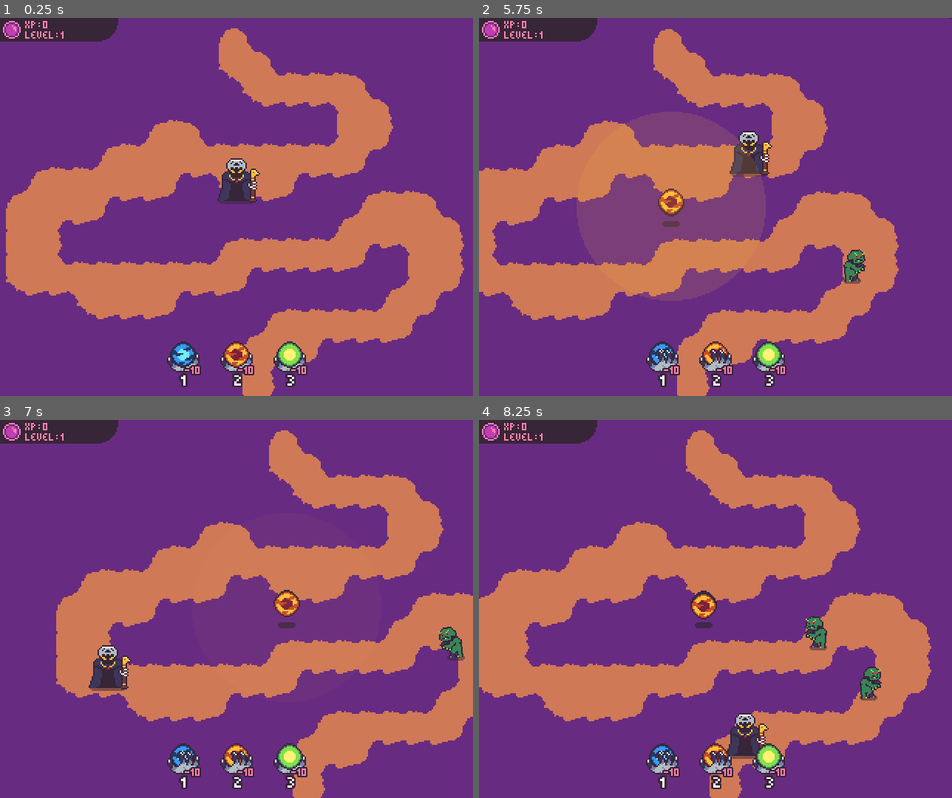
Above: before the commit, frames 1-4 (two rows, left to right).
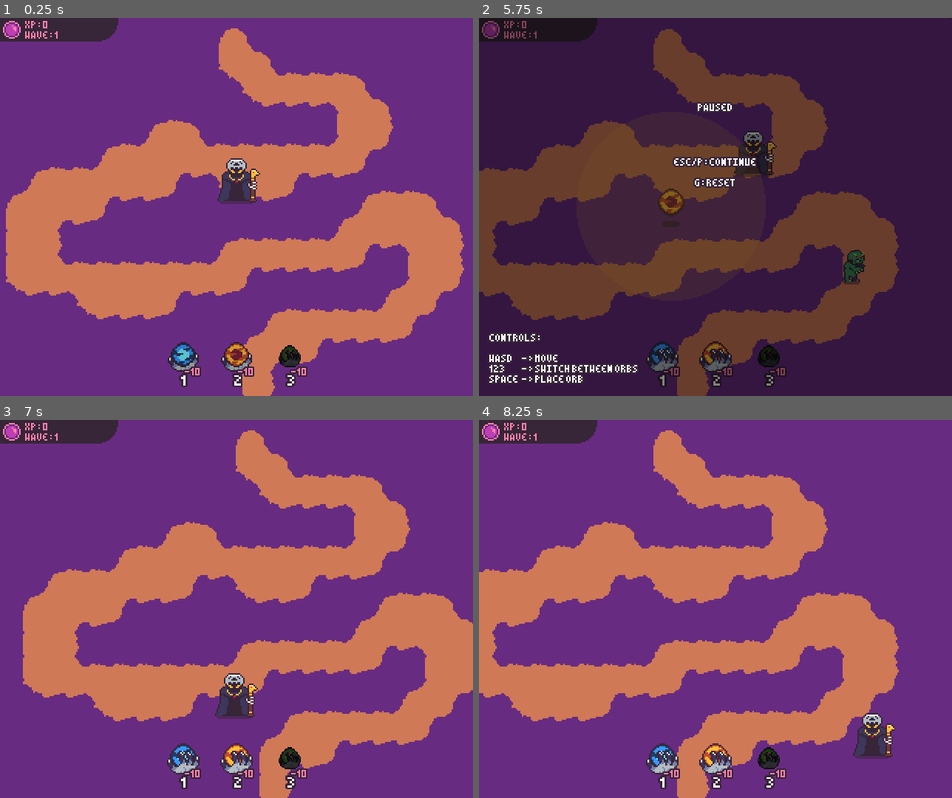
Above: after the commit, the same moments.

Repository: rthurmed/OrbTower
Game: Godot game, scene res://src/Main.tscn
Two runs of this game, one before a commit and one after it. Both use one fixed random seed, a clock stepped at 60 frames per second and the inputs below.
Inputs (mouse positions are in pixels of both pictures, inside the frame that each line leads up to):
- Up to frame 1 (0.25 s): no input
- Up to frame 2 (5.75 s): click (663, 361) at 0.5 s; click (715, 361) at 1.25 s; move the mouse to (819, 188) at 2.02 s; hold L (right) 2.03-2.78 s; move the mouse to (620, 225) at 2.77 s; hold K (down) 2.78-3.53 s; move the mouse to (762, 123) at 3.52 s; hold L (right) 3.53-4.28 s; move the mouse to (691, 282) at 4.27 s; hold I (up) 4.28-5.03 s; move the mouse to (857, 263) at 5.02 s; hold J (left) from 5.03 s (still down); tap Escape (pause, bound only after the commit) at 5.65 s
- Up to frame 3 (7 s): move the mouse to (94, 552) at 5.77 s; tap G (reset, bound only after the commit) at 6.4 s; move the mouse to (260, 609) at 6.52 s; release J (left) at 6.53 s; hold K (down) from 6.53 s (still down)
- Up to frame 4 (8.25 s): move the mouse to (644, 514) at 7.27 s; release K (down) at 7.28 s; hold L (right) 7.28-8.03 s; move the mouse to (819, 590) at 8.02 s; hold I (up) from 8.03 s (still down)

The runs differ from the first frame. In frame 1, 1.1% of the frame differs, in the area x 5-65%, y 3-95%; in frame 2, 100%, in the area x 0-100%, y 0-100%; in frame 3, 22%; in frame 4, 21%.

Commit message:
Added pause menu

Diff:
--- a/assets/font/text_font.tres
+++ b/assets/font/text_font.tres
@@ -6,5 +6,5 @@
 size = 8
 outline_size = 1
 outline_color = Color( 0.215686, 0.145098, 0.219608, 1 )
-extra_spacing_top = -5
+extra_spacing_top = -4
 font_data = ExtResource( 1 )
--- a/project.godot
+++ b/project.godot
@@ -51,6 +51,7 @@
 [autoload]
 
 Currency="*res://src/game/Currency.gd"
+Pause="*res://src/system/Pause.tscn"
 
 [display]
 
@@ -130,6 +131,17 @@
 "events": [ Object(InputEventKey,"resource_local_to_scene":false,"resource_name":"","device":0,"alt":false,"shift":false,"control":false,"meta":false,"command":false,"pressed":false,"scancode":51,"physical_scancode":0,"unicode":0,"echo":false,"script":null)
  ]
 }
+pause={
+"deadzone": 0.5,
+"events": [ Object(InputEventKey,"resource_local_to_scene":false,"resource_name":"","device":0,"alt":false,"shift":false,"control":false,"meta":false,"command":false,"pressed":false,"scancode":16777217,"physical_scancode":0,"unicode":0,"echo":false,"script":null)
+, Object(InputEventKey,"resource_local_to_scene":false,"resource_name":"","device":0,"alt":false,"shift":false,"control":false,"meta":false,"command":false,"pressed":false,"scancode":80,"physical_scancode":0,"unicode":0,"echo":false,"script":null)
+ ]
+}
+reset={
+"deadzone": 0.5,
+"events": [ Object(InputEventKey,"resource_local_to_scene":false,"resource_name":"","device":0,"alt":false,"shift":false,"control":false,"meta":false,"command":false,"pressed":false,"scancode":71,"physical_scancode":0,"unicode":0,"echo":false,"script":null)
+ ]
+}
 
 [physics]
 
--- a/src/game/player/Player.gd
+++ b/src/game/player/Player.gd
@@ -7,7 +7,6 @@
 export var ysort_path: NodePath
 
 onready var ysort = get_node(ysort_path)
-onready var xp_label = $UI/XPBar/Label
 onready var placement_anchor = $PlacementAnchor
 
 var OrbBurst = preload("res://src/game/orb/OrbBurst.tscn")
@@ -18,11 +17,6 @@
 	OrbShoot # TODO: Replace
 ]
 var move = Vector2.ZERO
-
-
-func _ready():
-	var _ok
-	_ok = Currency.connect("updated", self, "_on_Currency_updated")
 
 
 func _process(delta):
@@ -36,10 +30,6 @@
 	var _slide = move_and_slide(move)
 
 
-func _on_Currency_updated():
-	xp_label.text = str("XP: ", Currency.value)
-
-
 func _on_HandButton_selected(orb_id):
 	var orb_scene = Orbs[orb_id]
 	var instance = orb_scene.instance()
--- a/src/game/player/Player.tscn
+++ b/src/game/player/Player.tscn
@@ -9,6 +9,7 @@
 [ext_resource path="res://assets/orb-Sheet.png" type="Texture" id=7]
 [ext_resource path="res://assets/orb-Shadow.png" type="Texture" id=8]
 [ext_resource path="res://src/game/player/PlacementAnchor.gd" type="Script" id=9]
+[ext_resource path="res://src/game/player/XPBar.gd" type="Script" id=10]
 
 [sub_resource type="CapsuleShape2D" id=1]
 radius = 2.0
@@ -73,6 +74,7 @@
 [node name="XPBar" type="Control" parent="UI"]
 margin_right = 40.0
 margin_bottom = 40.0
+script = ExtResource( 10 )
 
 [node name="Sprite" type="Sprite" parent="UI/XPBar"]
 position = Vector2( 40, 8 )
@@ -93,7 +95,7 @@
 margin_right = 69.0
 margin_bottom = 20.0
 custom_colors/font_color = Color( 1, 0.501961, 0.666667, 1 )
-text = "LEVEL: 1"
+text = "WAVE: 1"
 
 [node name="PowerBar" type="HBoxContainer" parent="UI"]
 anchor_top = 1.0
@@ -116,6 +118,7 @@
 [node name="HandButton3" parent="UI/PowerBar" instance=ExtResource( 5 )]
 margin_left = 180.0
 margin_right = 212.0
+disabled = true
 orb_id = 2
 keynum = 3
 
--- /dev/null
+++ b/src/game/player/XPBar.gd
@@ -0,0 +1,13 @@
+extends Control
+
+
+onready var xp_label = $Label
+
+
+func _ready():
+	var _ok
+	_ok = Currency.connect("updated", self, "_on_Currency_updated")
+
+
+func _on_Currency_updated():
+	xp_label.text = str("XP: ", Currency.value)
--- a/src/game/ui/HandButton.gd
+++ b/src/game/ui/HandButton.gd
@@ -22,6 +22,7 @@
 	orb_sprite.frame = orb_id
 	amount_label.text = str("-", amount)
 	keynum_label.text = str(keynum)
+	update_disabled()
 
 
 func _process(_delta):
@@ -32,12 +33,27 @@
 			grab_focus()
 
 
+func set_disabled(value: bool) -> void:
+	if value == value: return
+	disabled = value
+	update_disabled()
+
+
+func update_disabled():
+	if disabled:
+		animation.play("disable")
+	else:
+		animation.play_backwards("disable")
+
+
 func _on_HandButton_focus_entered():
+	if disabled: return
 	animation.play("focus")
 	emit_signal("focus", orb_id)
 
 
 func _on_HandButton_focus_exited():
+	if disabled: return
 	animation.play_backwards("focus")
 	emit_signal("unfocus", orb_id)
 
--- a/src/game/ui/HandButton.tscn
+++ b/src/game/ui/HandButton.tscn
@@ -62,6 +62,82 @@
 "transitions": PoolRealArray( 1 ),
 "update": 0,
 "values": [ Vector2( 1, 1 ) ]
+}
+tracks/4/type = "value"
+tracks/4/path = NodePath("VisualInstance:modulate")
+tracks/4/interp = 1
+tracks/4/loop_wrap = true
+tracks/4/imported = false
+tracks/4/enabled = true
+tracks/4/keys = {
+"times": PoolRealArray( 0 ),
+"transitions": PoolRealArray( 1 ),
+"update": 0,
+"values": [ Color( 1, 1, 1, 1 ) ]
+}
+
+[sub_resource type="Animation" id=4]
+resource_name = "disable"
+length = 0.3
+tracks/0/type = "value"
+tracks/0/path = NodePath("VisualInstance:scale")
+tracks/0/interp = 2
+tracks/0/loop_wrap = true
+tracks/0/imported = false
+tracks/0/enabled = true
+tracks/0/keys = {
+"times": PoolRealArray( 0, 0.2 ),
+"transitions": PoolRealArray( 1, 1 ),
+"update": 0,
+"values": [ Vector2( 1, 1 ), Vector2( 0.7, 0.7 ) ]
+}
+tracks/1/type = "value"
+tracks/1/path = NodePath("VisualInstance:modulate")
+tracks/1/interp = 1
+tracks/1/loop_wrap = true
+tracks/1/imported = false
+tracks/1/enabled = true
+tracks/1/keys = {
+"times": PoolRealArray( 0, 0.2 ),
+"transitions": PoolRealArray( 1, 1 ),
+"update": 0,
+"values": [ Color( 1, 1, 1, 1 ), Color( 0.247059, 0.247059, 0.247059, 1 ) ]
+}
+tracks/2/type = "value"
+tracks/2/path = NodePath("VisualInstance/Hand:scale")
+tracks/2/interp = 1
+tracks/2/loop_wrap = true
+tracks/2/imported = false
+tracks/2/enabled = true
+tracks/2/keys = {
+"times": PoolRealArray( 0 ),
+"transitions": PoolRealArray( 1 ),
+"update": 0,
+"values": [ Vector2( 1, 1 ) ]
+}
+tracks/3/type = "value"
+tracks/3/path = NodePath("VisualInstance/Orb:scale")
+tracks/3/interp = 1
+tracks/3/loop_wrap = true
+tracks/3/imported = false
+tracks/3/enabled = true
+tracks/3/keys = {
+"times": PoolRealArray( 0 ),
+"transitions": PoolRealArray( 1 ),
+"update": 0,
+"values": [ Vector2( 1, 1 ) ]
+}
+tracks/4/type = "value"
+tracks/4/path = NodePath("VisualInstance/Orb:z_index")
+tracks/4/interp = 1
+tracks/4/loop_wrap = true
+tracks/4/imported = false
+tracks/4/enabled = true
+tracks/4/keys = {
+"times": PoolRealArray( 0 ),
+"transitions": PoolRealArray( 1 ),
+"update": 1,
+"values": [ -1 ]
 }
 
 [sub_resource type="Animation" id=1]
@@ -115,6 +191,18 @@
 "transitions": PoolRealArray( 1, 1, 1 ),
 "update": 0,
 "values": [ Vector2( 1, 1 ), Vector2( 1, 1 ), Vector2( 1.6, 1.6 ) ]
+}
+tracks/4/type = "value"
+tracks/4/path = NodePath("VisualInstance:modulate")
+tracks/4/interp = 1
+tracks/4/loop_wrap = true
+tracks/4/imported = false
+tracks/4/enabled = true
+tracks/4/keys = {
+"times": PoolRealArray( 0 ),
+"transitions": PoolRealArray( 1 ),
+"update": 0,
+"values": [ Color( 1, 1, 1, 1 ) ]
 }
 
 [node name="HandButton" type="TextureButton"]
@@ -183,6 +271,7 @@
 
 [node name="AnimationPlayer" type="AnimationPlayer" parent="."]
 anims/RESET = SubResource( 2 )
+anims/disable = SubResource( 4 )
 anims/focus = SubResource( 1 )
 
 [connection signal="focus_entered" from="." to="." method="_on_HandButton_focus_entered"]
--- /dev/null
+++ b/src/system/Pause.gd
@@ -0,0 +1,21 @@
+extends CanvasLayer
+
+
+onready var ui = $UI
+
+
+func _unhandled_input(event):
+	if event.is_action_released("pause"):
+		paused(not get_tree().paused)
+
+	if (
+		ui.visible and
+		event.is_action_released("reset")
+	):
+		var _ok = get_tree().reload_current_scene()
+		paused(false)
+
+
+func paused(state: bool):
+	get_tree().paused = state
+	ui.visible = state
--- /dev/null
+++ b/src/system/Pause.tscn
@@ -0,0 +1,61 @@
+[gd_scene load_steps=3 format=2]
+
+[ext_resource path="res://assets/font/text_font.tres" type="DynamicFont" id=1]
+[ext_resource path="res://src/system/Pause.gd" type="Script" id=3]
+
+[node name="Pause" type="CanvasLayer"]
+pause_mode = 2
+layer = 3
+script = ExtResource( 3 )
+
+[node name="UI" type="Control" parent="."]
+visible = false
+anchor_right = 1.0
+anchor_bottom = 1.0
+
+[node name="Backdrop" type="ColorRect" parent="UI"]
+self_modulate = Color( 1, 1, 1, 0.498039 )
+anchor_right = 1.0
+anchor_bottom = 1.0
+color = Color( 0, 0, 0, 1 )
+
+[node name="Label" type="Label" parent="UI"]
+anchor_top = 0.5
+anchor_right = 1.0
+anchor_bottom = 0.5
+margin_top = -63.0
+margin_bottom = -39.0
+custom_fonts/font = ExtResource( 1 )
+text = "PAUSED"
+align = 1
+uppercase = true
+
+[node name="Instruction" type="Label" parent="UI"]
+anchor_top = 0.5
+anchor_right = 1.0
+anchor_bottom = 0.5
+margin_top = -26.0
+margin_bottom = 1.0
+custom_fonts/font = ExtResource( 1 )
+text = "ESC/P: continue
+
+G: Reset"
+align = 1
+uppercase = true
+
+[node name="Controls" type="Label" parent="UI"]
+anchor_left = 0.5
+anchor_top = 0.5
+anchor_right = 0.5
+anchor_bottom = 0.5
+margin_left = -153.0
+margin_top = 93.0
+margin_right = -52.0
+margin_bottom = 178.0
+custom_fonts/font = ExtResource( 1 )
+text = "Controls:
+
+wasd      -> move
+123           -> switch between orbs
+space  -> place orb"
+uppercase = true
Not shown: 1 places in src/game/player/Player.tscn that only renumber resources
Not shown: 1 places in src/game/ui/HandButton.tscn that only renumber resources
